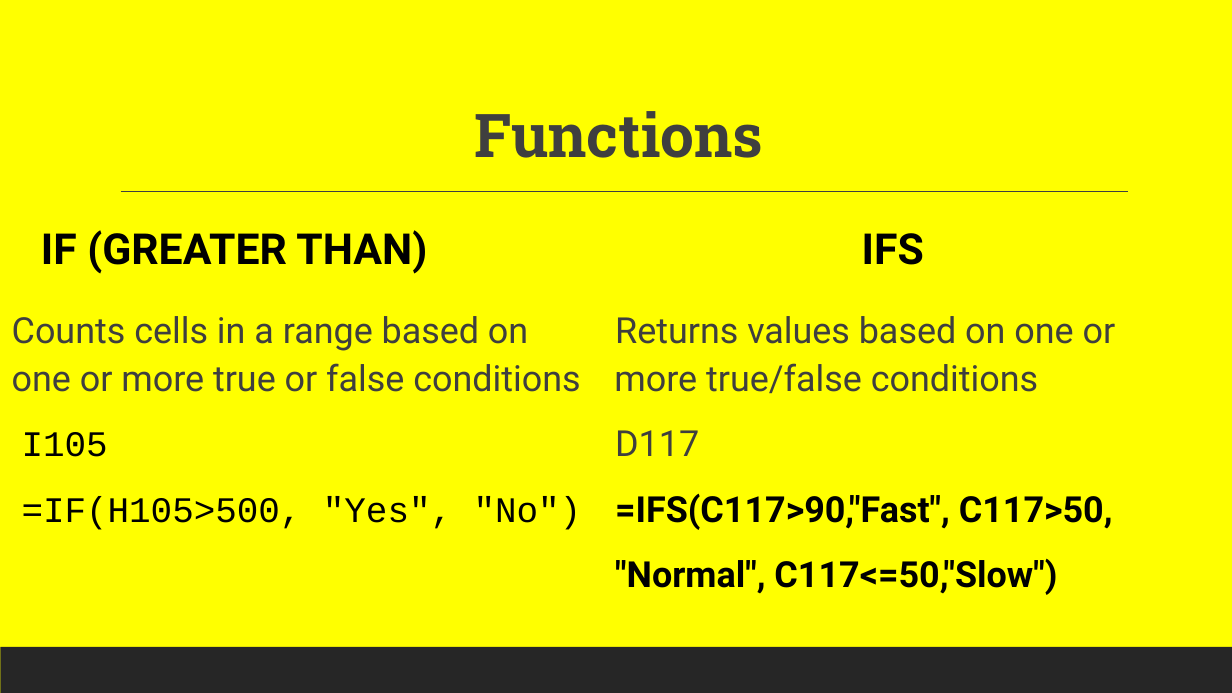
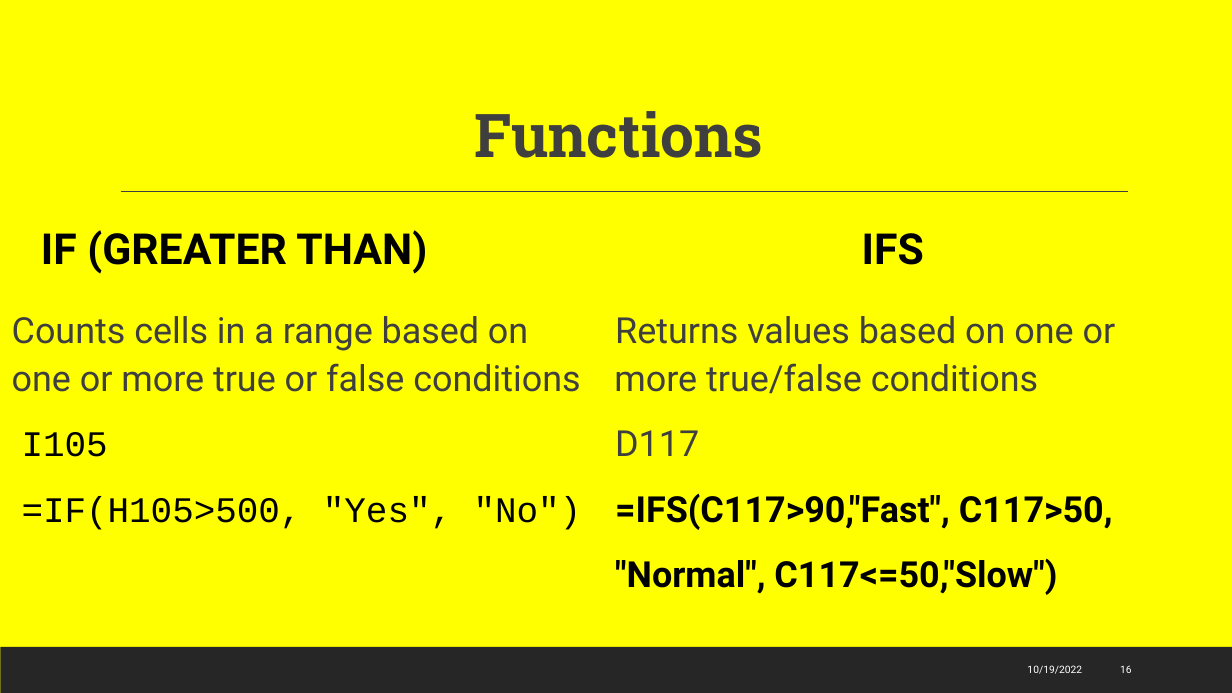
Before and after one commit to torres11991/dap-curriculum, a slide deck: slide 16 of Section02/2.3-DAPandExcel.pptx. Drawn at 1232x693 pixels with LibreOffice and Linux fonts; fonts in the diff are those of the drawing. Boxes give left, top, right and bottom in pixels: in the first picture for what was removed or moved away, otherwise in the second. Text is boxed around its words. In the diff, an @@ line names an element or a change of style, - is before the commit and + after.

```diff
--- a/Section02/2.3-DAPandExcel.pptx
+++ b/Section02/2.3-DAPandExcel.pptx
@@ text added at bbox=[1027, 665, 1082, 674], 8 pt, text #FFFFFF @@
+10/19/2022
@@ page number added at bbox=[1120, 665, 1132, 673], 8 pt, text #FFFFFF @@
+16
```
Also in this commit, not shown: 24 other slides changed, 1 other file.
